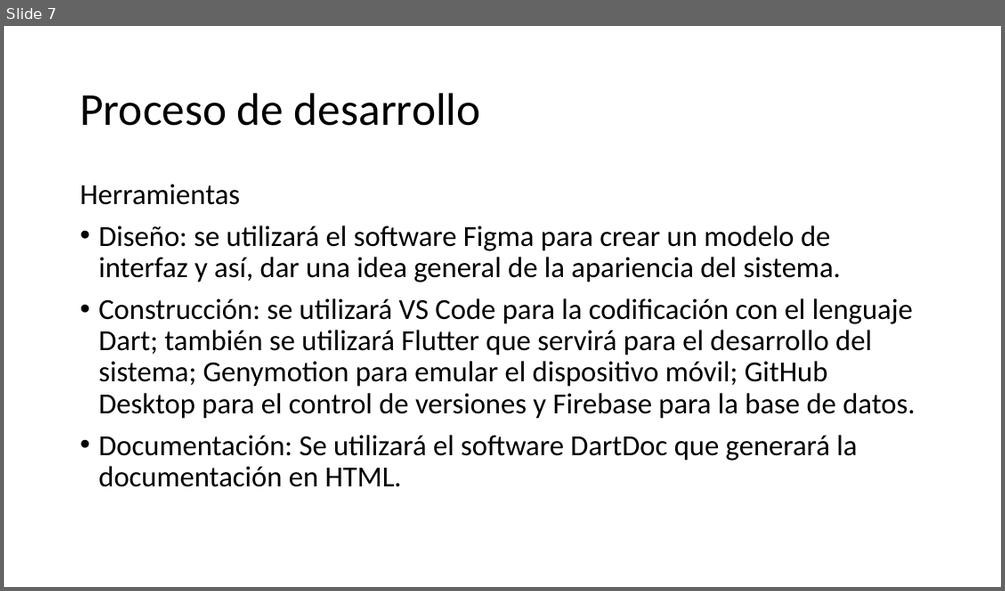
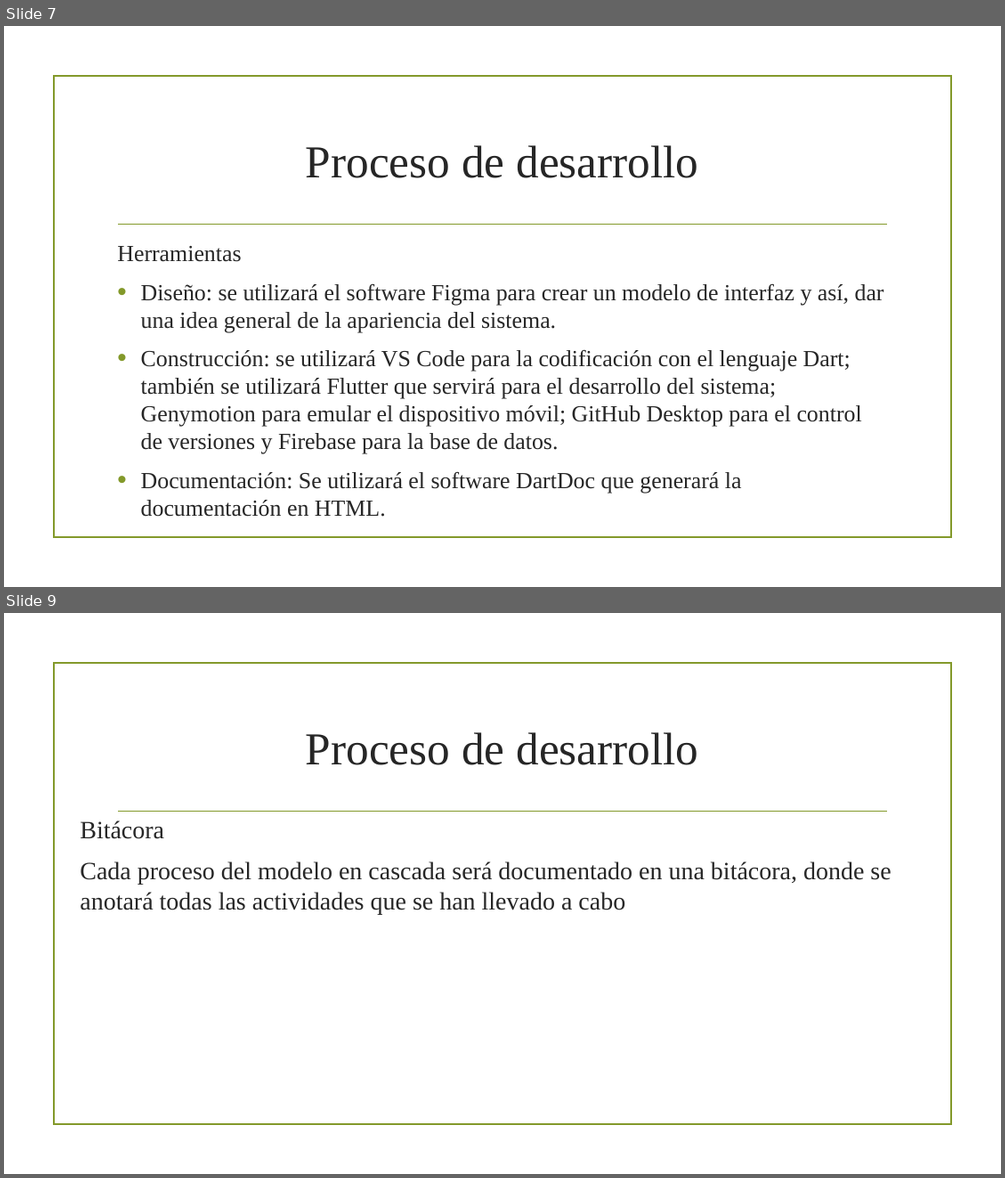
Before and after one commit to CarlosGreene/ProyectoEquipo4, a slide deck: Segunda Entrega.pptm. Shown one above the other, each under a label of ours: slide 7 before the commit, slides 7 and 9 after it; the slides between them are not shown. The pictures are 1005x591 and 1005x1178 pixels, drawn with LibreOffice and Linux fonts; fonts in the diff are those of the drawing; background and template pictures are left out. Boxes give left, top, right and bottom in pixels: in the first picture for what was removed or moved away, otherwise in the second. Text is boxed around its words. In the diff, an @@ line names an element or a change of style, - is before the commit and + after.

```diff
--- a/Segunda Entrega.pptm
+++ b/Segunda Entrega.pptm
@@ slide 9 added at (4, 613, 1001, 1174), background picture (left out); not listed: 2 template elements that a slide beside it also shows @@
@@ title added at (306, 732, 698, 765), 44 pt, text #262626 @@
+Proceso de desarrollo
@@ text added at (80, 820, 890, 914), 24 pt, text #262626 @@
+Bitácora
+Cada proceso del modelo en cascada será documentado en una bitácora, donde se anotará todas las actividades que se han llevado a cabo
@@ slide 7 changed as well @@
@@ rectangle added at (53, 76, 951, 538), outline #83992A 1.25 pt @@
@@ title "Proceso de desarrollo": place and size @@
-title "Proceso de desarrollo" at (80, 93, 481, 126)
+title "Proceso de desarrollo" at (306, 145, 698, 178)
@@ title "Proceso de desarrollo" at (306, 145, 698, 178): font Calibri to Times New Roman, text colour #000000 to #262626; alignment left to centre; line spacing 0.9 to 1 @@
@@ text "Herramientas": place and size @@
-text "Herramientas" at (80, 184, 914, 487)
+text "Herramientas" at (117, 246, 884, 516)
@@ text "Herramientas" at (117, 246, 884, 516): size 28 to 22.2 pt, font Calibri to Times New Roman, text colour #000000 to #262626; line spacing 0.9 to 1; indent changed @@
@@ line added from (119, 224) to (887, 224), #83992A 1.25 pt @@
```
Also in this commit, not shown: 7 other slides changed, 1 other slide added, 3 slides removed, 10 other files.
